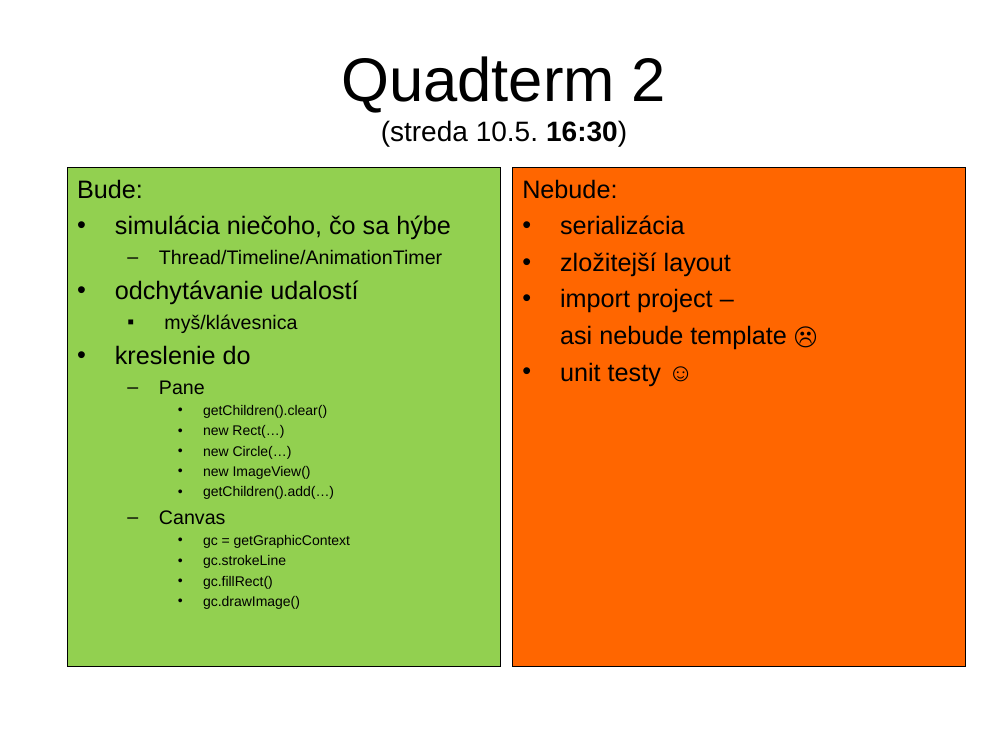
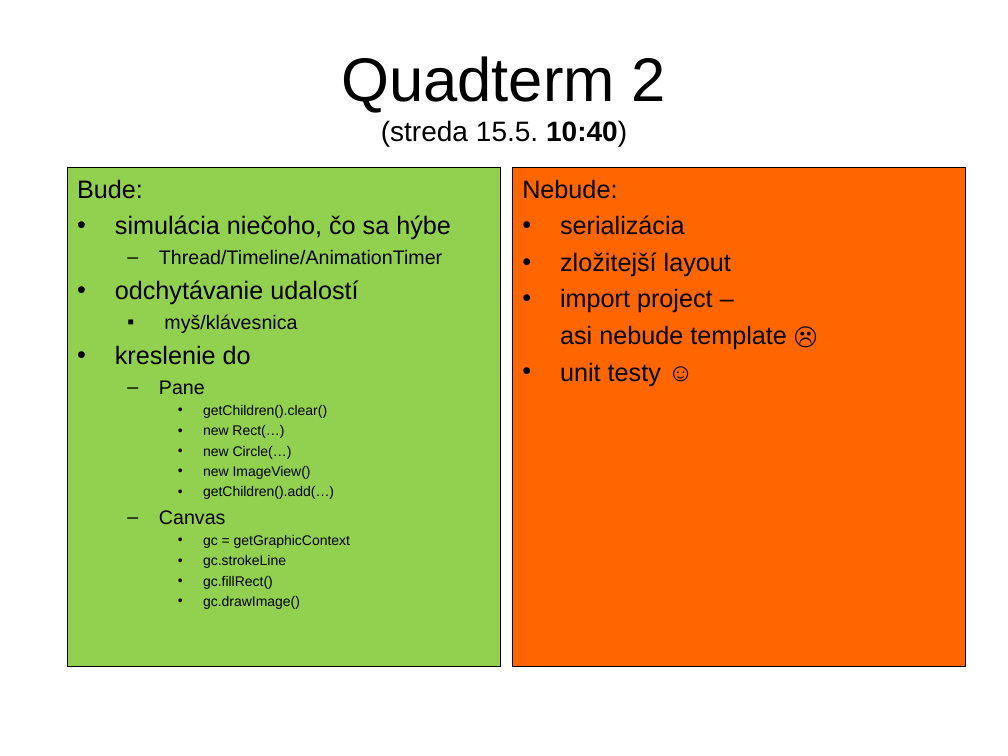
Before and after one commit to Programovanie4/Prednasky, a slide deck: slide 18 of 12/12_java.ppt. Drawn at 1008x756 pixels with LibreOffice and Linux fonts; fonts in the diff are those of the drawing. Boxes give left, top, right and bottom in pixels: in the first picture for what was removed or moved away, otherwise in the second. Text is boxed around its words. In the diff, an @@ line names an element or a change of style, - is before the commit and + after.

```diff
--- a/12/12_java.ppt
+++ b/12/12_java.ppt
@@ title at (341, 56, 666, 146): text changed @@
-Quadterm 2
-(streda 10.5. 16:30)
+Quadterm 2
+(streda 15.5. 10:40)
```
Also in this commit, not shown: 1 other slide changed, 10 slides added, 5 other files.
